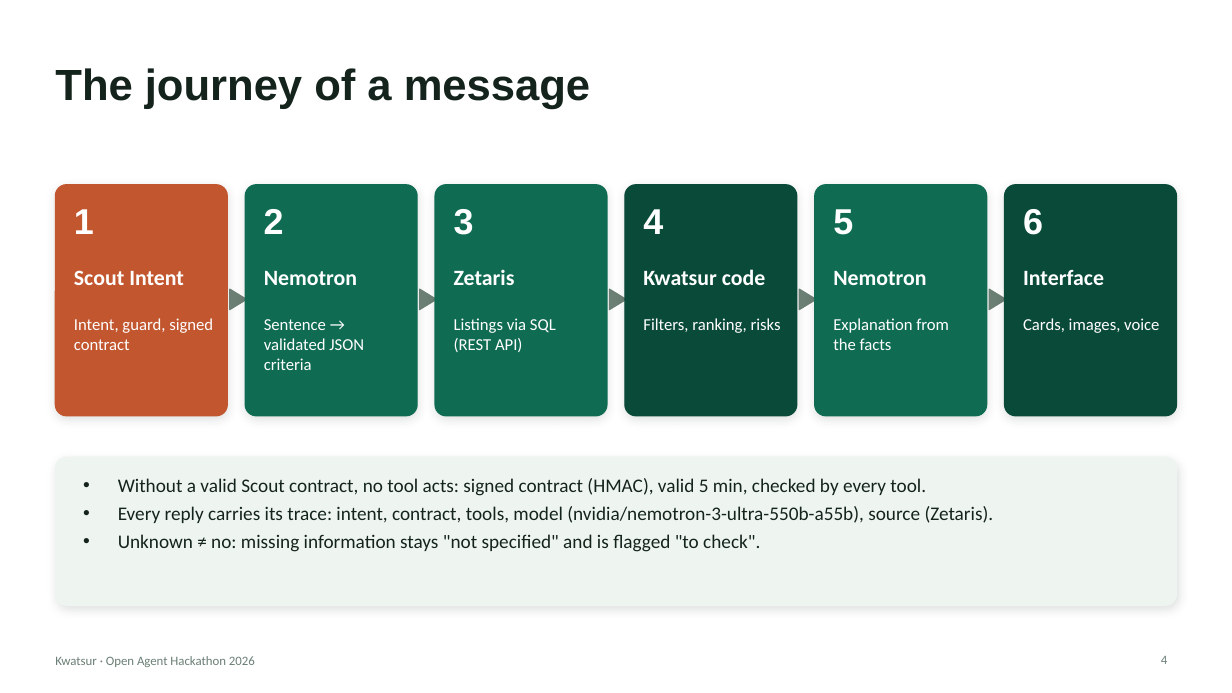
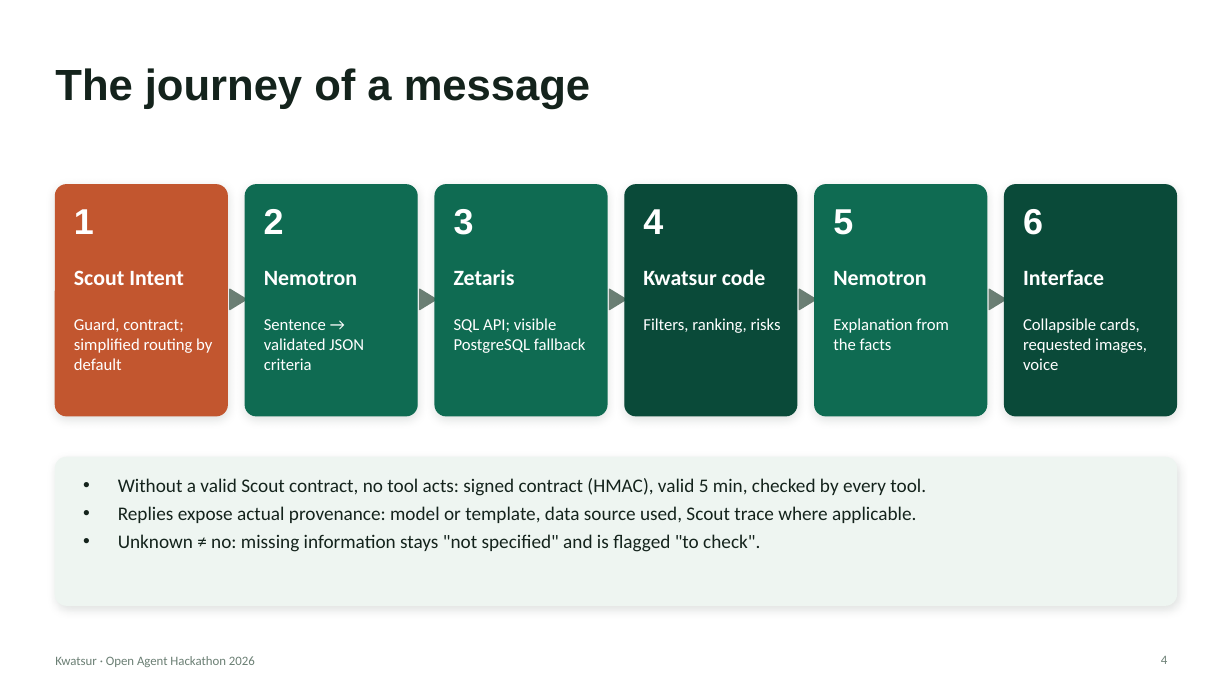
Before and after one commit to saoulforotheruse-tech/kwatsur, a slide deck: slide 4 of docs/doc_a_soumetre_pour_hackathon/en/04_kwatsur_presentation.pptx. Drawn at 1232x693 pixels with LibreOffice and Linux fonts; fonts in the diff are those of the drawing. Boxes give left, top, right and bottom in pixels: in the first picture for what was removed or moved away, otherwise in the second. Text is boxed around its words. In the diff, an @@ line names an element or a change of style, - is before the commit and + after.

```diff
--- a/docs/doc_a_soumetre_pour_hackathon/en/04_kwatsur_presentation.pptx
+++ b/docs/doc_a_soumetre_pour_hackathon/en/04_kwatsur_presentation.pptx
@@ text at [74, 318, 212, 370]: text changed @@
-Intent, guard, signed contract
+Guard, contract; simplified routing by default
@@ text at [454, 318, 586, 353]: text changed @@
-Listings via SQL (REST API)
+SQL API; visible PostgreSQL fallback
@@ text at [1023, 318, 1147, 370]: text changed @@
-Cards, images, voice
+Collapsible cards, requested images, voice
@@ text at [118, 506, 916, 523]: text changed @@
-• Every reply carries its trace: intent, contract, tools, model (nvidia/nemotron-3-ultra-550b-a55b), source (Zetaris).
+• Replies expose actual provenance: model or template, data source used, Scout trace where applicable.
```
Also in this commit, not shown: 7 other slides changed, 2 slides added, 31 other files.
